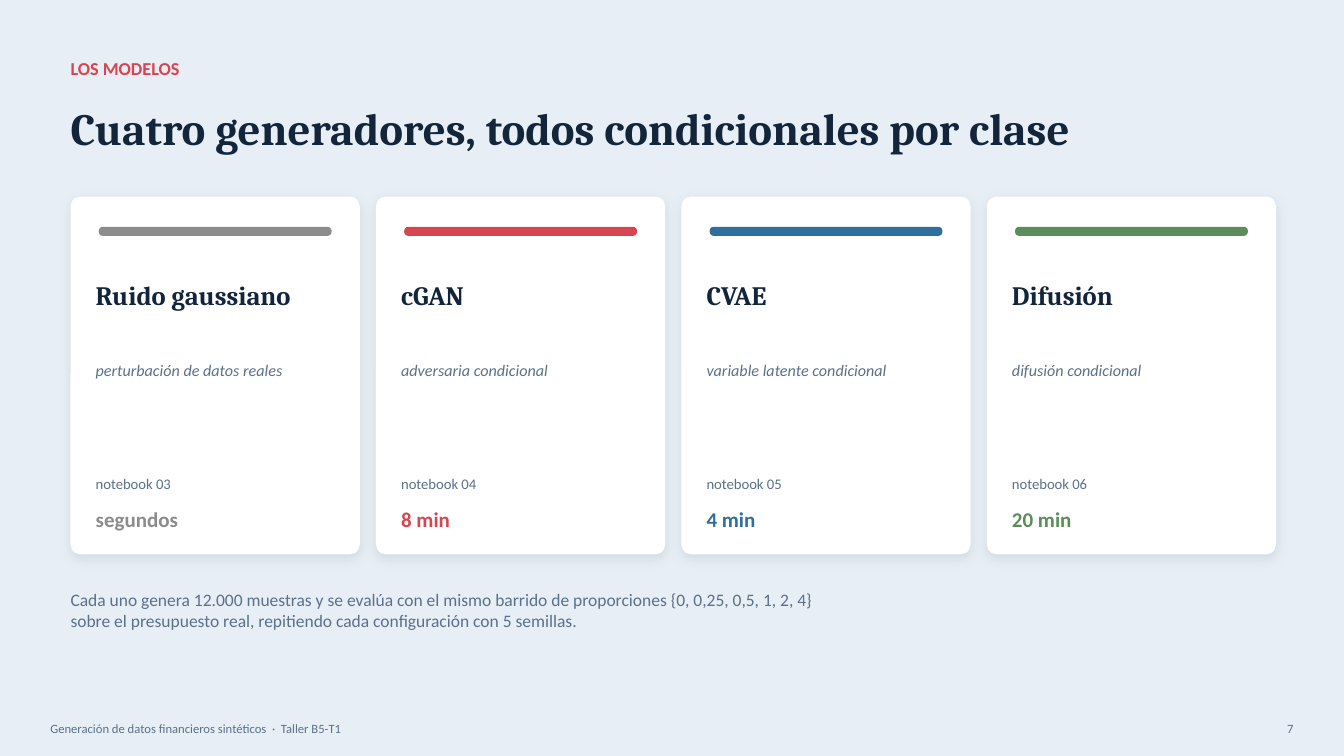
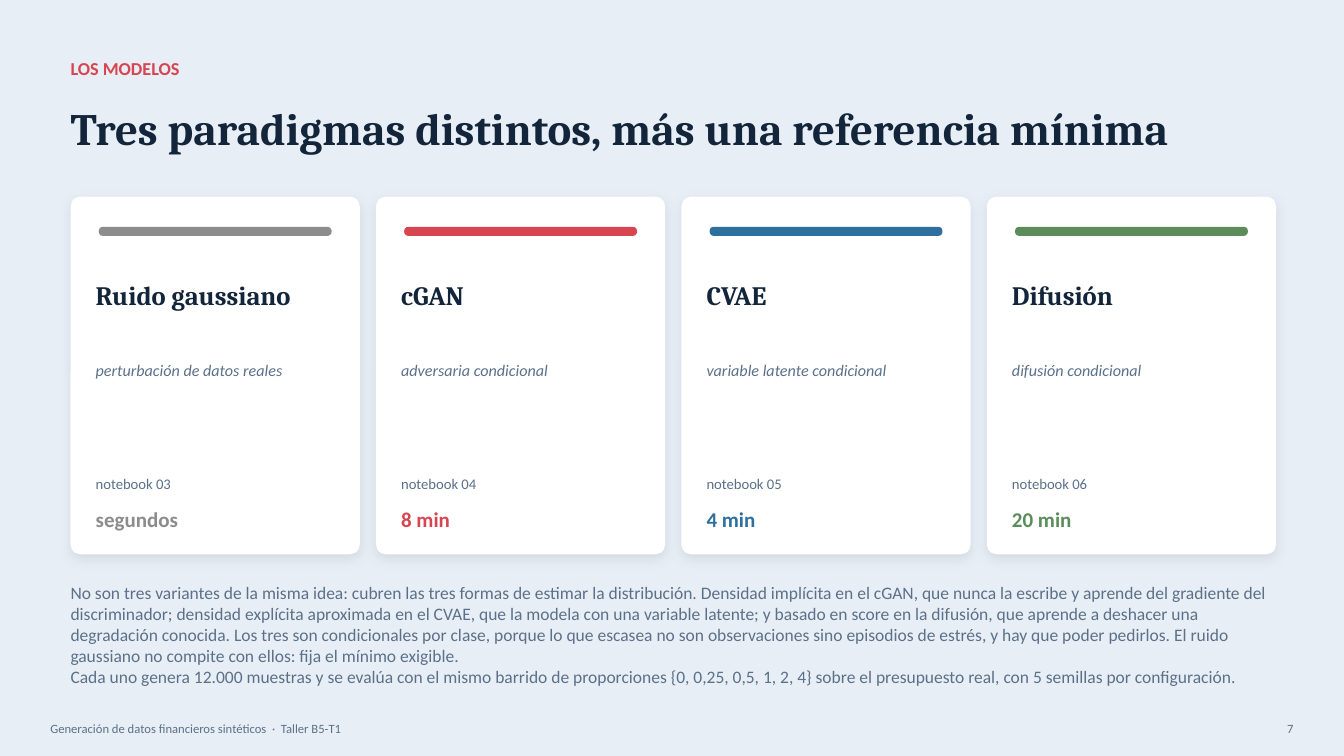
Before and after one commit to raulrodriguezlr/B5-T1, a slide deck: slide 7 of B5-T1_presentacion.pptx. Drawn at 1344x756 pixels with LibreOffice and Linux fonts; fonts in the diff are those of the drawing. Boxes give left, top, right and bottom in pixels: in the first picture for what was removed or moved away, otherwise in the second. Text is boxed around its words. In the diff, an @@ line names an element or a change of style, - is before the commit and + after.

Commit message:
adj slide and pdf

```diff
--- a/B5-T1_presentacion.pptx
+++ b/B5-T1_presentacion.pptx
@@ text at <box>71,113,1168,155</box>: text changed @@
-Cuatro generadores, todos condicionales por clase
+Tres paradigmas distintos, más una referencia mínima
@@ text at <box>71,587,1266,686</box>: text changed @@
-Cada uno genera 12.000 muestras y se evalúa con el mismo barrido de proporciones {0, 0,25, 0,5, 1, 2, 4}
-sobre el presupuesto real, repitiendo cada configuración con 5 semillas.
+No son tres variantes de la misma idea: cubren las tres formas de estimar la distribución. Densidad implícita en el cGAN, que nunca la escribe y aprende del gradiente del discriminador; densidad explícita aproximada en el CVAE, que la modela con una variable latente; y basado en score en la difusión, que aprende a deshacer una degradación conocida. Los tres son condicionales por clase, porque lo que escasea no son observaciones sino episodios de estrés, y hay que poder pedirlos. El ruido gaussiano no compite con ellos: fija el mínimo exigible.
+Cada uno genera 12.000 muestras y se evalúa con el mismo barrido de proporciones {0, 0,25, 0,5, 1, 2, 4} sobre el presupuesto real, con 5 semillas por configuración.
```
Also in this commit, not shown: 3 other slides changed, 1 slide added, 1 slide removed, 3 other files.
